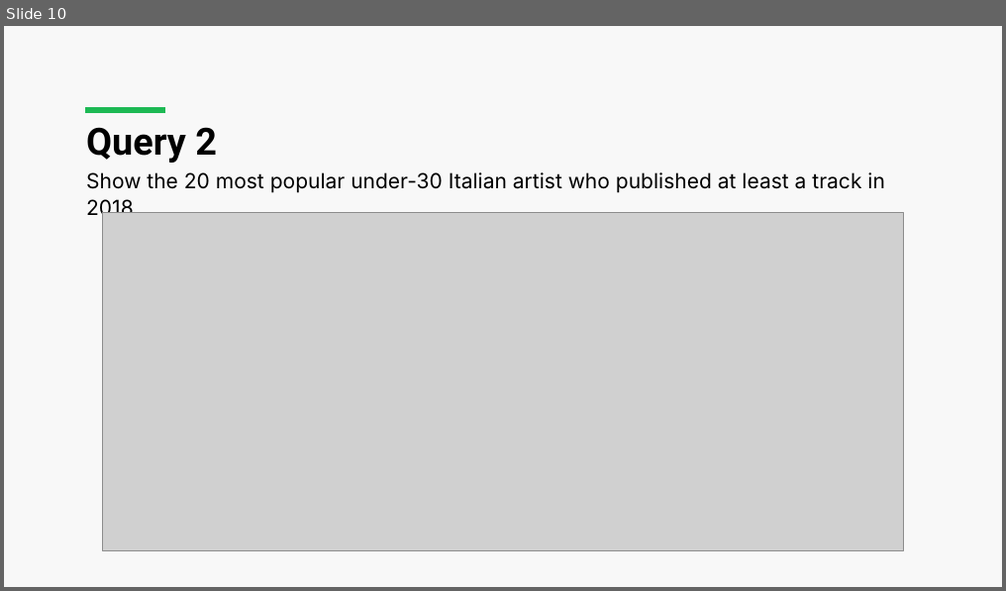
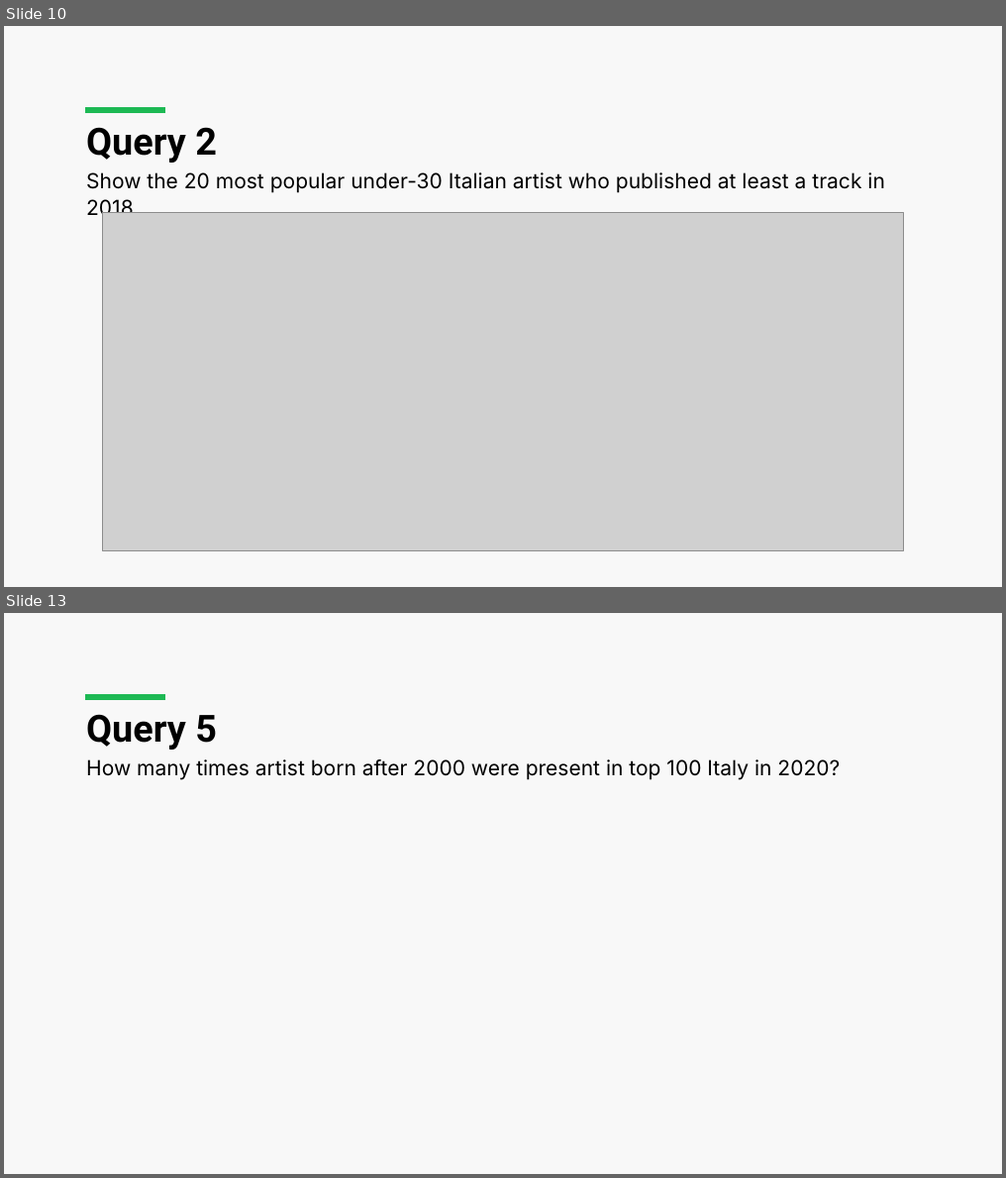
Before and after one commit to luca-martinelli-09/spotify-lod, a slide deck: Spotify_Presentation.pptx. Shown one above the other, each under a label of ours: slide 10 before the commit, slides 10 and 13 after it; the slides between them are not shown. The pictures are 1006x591 and 1006x1178 pixels, drawn with LibreOffice and Linux fonts; fonts in the diff are those of the drawing; grey boxes stand for pictures. Boxes give left, top, right and bottom in pixels: in the first picture for what was removed or moved away, otherwise in the second. Text is boxed around its words. In the diff, an @@ line names an element or a change of style, - is before the commit and + after.

```diff
--- a/Spotify_Presentation.pptx
+++ b/Spotify_Presentation.pptx
@@ slide 13 added at (x1=4, y1=613, x2=1002, y2=1174), background #F8F8F8; not listed: 1 template element that a slide beside it also shows @@
@@ title added at (x1=86, y1=714, x2=217, y2=750), 36 pt, text #000000, bold @@
+Query 5
@@ text added at (x1=86, y1=760, x2=840, y2=780), 20 pt, text #000000 @@
+How many times artist born after 2000 were present in top 100 Italy in 2020?
```
Also in this commit, not shown: 1 slide changed, 8 other slides added, 1 other file.
